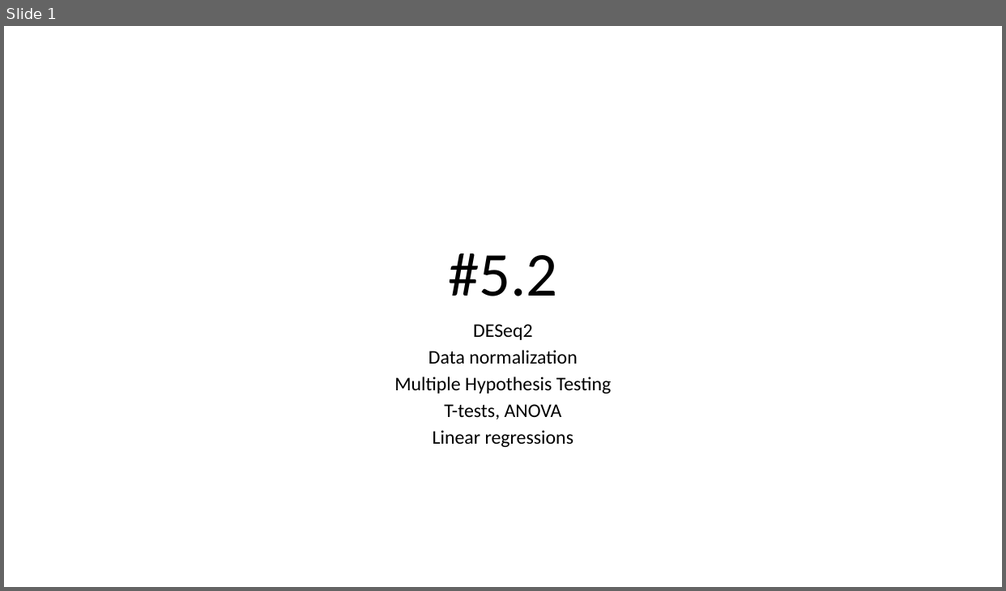
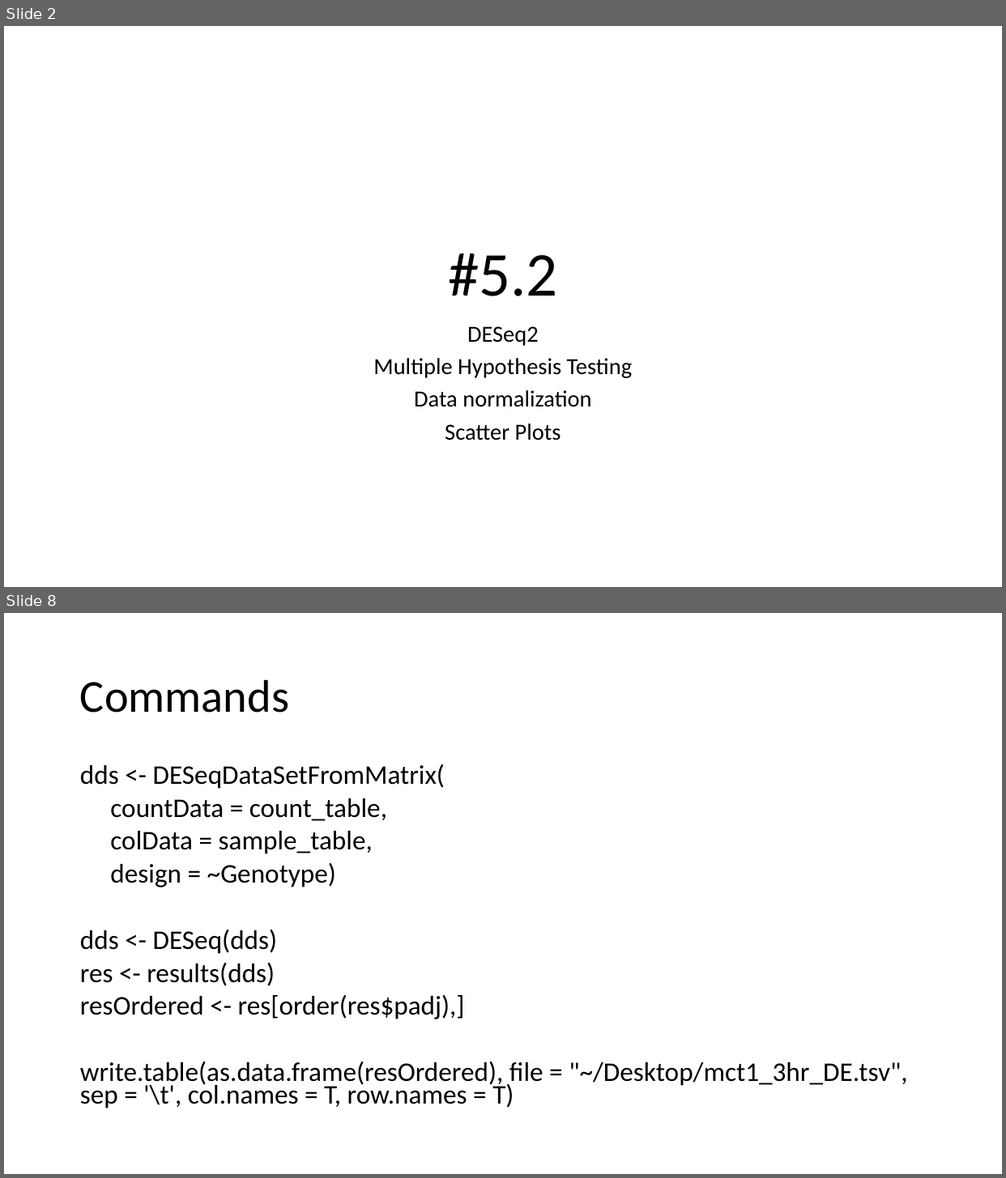
Before and after one commit to j-berg/bioinformatics-bootcamp, a slide deck: class_5_2/class_5_2.pptx. Shown one above the other, each under a label of ours: slide 1 before the commit, slides 2 and 8 after it; the slides between them are not shown. The pictures are 1006x591 and 1006x1178 pixels, drawn with LibreOffice and Linux fonts; fonts in the diff are those of the drawing. Boxes give left, top, right and bottom in pixels: in the first picture for what was removed or moved away, otherwise in the second. Text is boxed around its words. In the diff, an @@ line names an element or a change of style, - is before the commit and + after.

```diff
--- a/class_5_2/class_5_2.pptx
+++ b/class_5_2/class_5_2.pptx
@@ slide 8 added at (4, 613, 1002, 1174), background #FFFFFF @@
@@ title added at (80, 679, 289, 713), 44 pt, text #000000 @@
+Commands
@@ text added at (80, 764, 907, 1109), 25.9 pt, text #000000 @@
+dds <- DESeqDataSetFromMatrix(
+countData = count_table,
+colData = sample_table,
+design = ~Genotype)
+dds <- DESeq(dds)
+res <- results(dds)
+resOrdered <- res[order(res$padj),]
+write.table(as.data.frame(resOrdered), file = "~/Desktop/mct1_3hr_DE.tsv", sep = '\t', col.names = T, row.names = T)
@@ what was slide 1 is now slide 2 @@
@@ slide 2 changed as well @@
@@ subtitle at (414, 327, 591, 408): size 18.6 to 22.2 pt in "DESeq2", "Data normalization"; line spacing 0.7 to 0.8 @@
@@ subtitle at (373, 358, 633, 378): paragraph added @@
+Multiple Hypothesis Testing
@@ subtitle at (445, 424, 561, 441): text changed; size 18.6 to 22.2 pt @@
-Multiple Hypothesis Testing
-T-tests, ANOVA
-Linear regressions
+Scatter Plots
```
Also in this commit, not shown: 12 other slides added, 7 other files.
